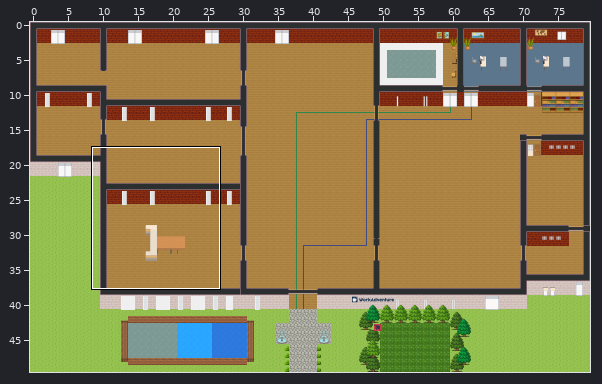
A Tiled map (JSON) gets an edit: map.tmj. The picture above shows the old version from afar; the outline marks the close-up.
Close-up. Old version:
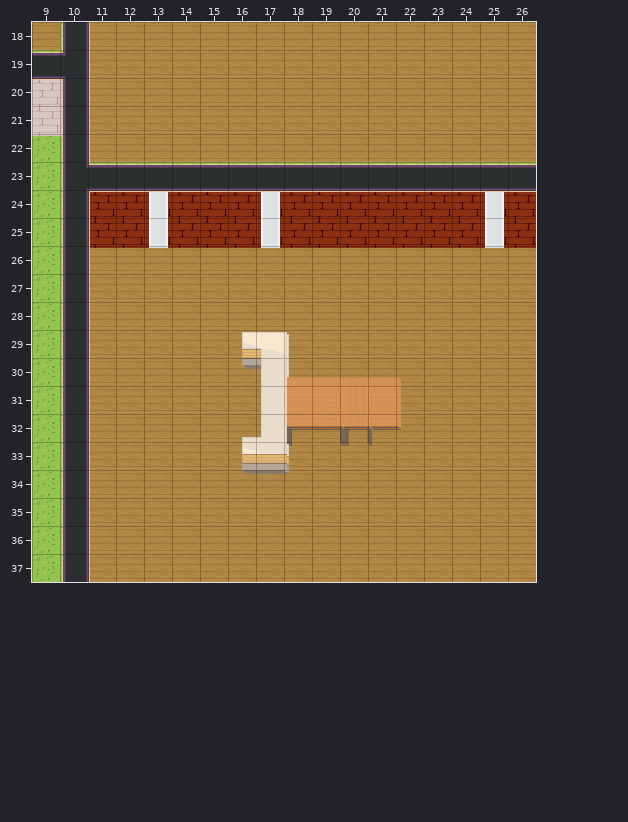
Cells are 32x32 px. Shown: x 9..26, y 18..37. The commit also changed other parts of the map, which this record leaves out.
New version:
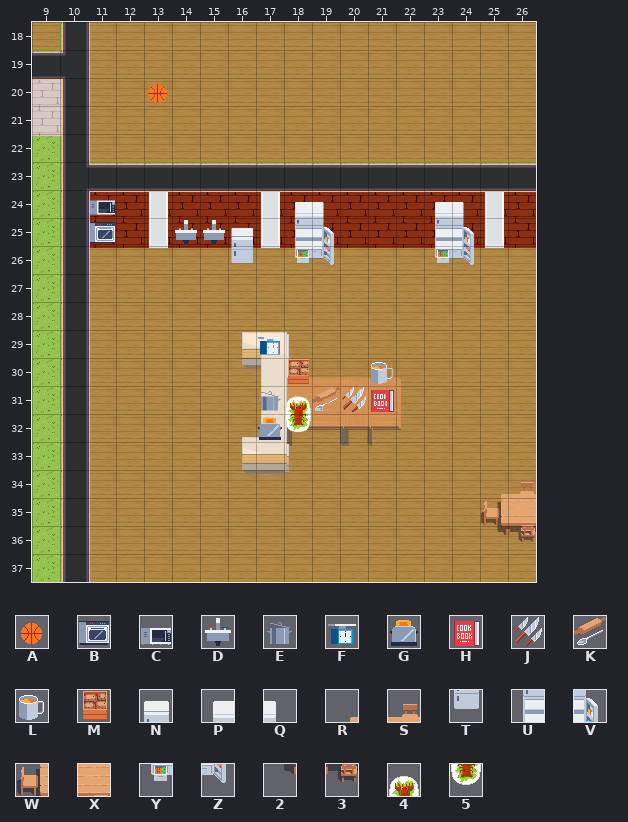
Key: from "Divers": A 99, B 140, C 141, D 144, E 158, F 160, G 169, H 170, J 177, K 201, L 206, M 270, N 294, P 295, Q 296, R 297, S 298, T 308, U 309, V 310, W 311, X 312, Y 323, Z 324, 2 325, 3 326; from "WA_Miscellaneous": 4 90, 5 100.
_ is an empty cell.
Changes in this commit:
{"where": "layer \"walls Menuiserie\""}
{"y":24,"x":18,"old":"__","new":"PQ"}
{"y":24,"x":23,"old":"__","new":"PQ"}
{"y":25,"x":18,"old":"__","new":"UV"}
{"y":25,"x":23,"old":"__","new":"UV"}
{"y":26,"x":18,"old":"__","new":"YZ"}
{"y":26,"x":23,"old":"__","new":"YZ"}
{"where": "layer \"Plantes et Deco\""}
{"y":20,"x":13,"old":"_","new":"A"}
{"y":24,"x":11,"old":"_","new":"C"}
{"y":25,"x":11,"old":"_","new":"B"}
{"y":25,"x":14,"old":"___","new":"DDN"}
{"y":26,"x":16,"old":"_","new":"T"}
{"y":29,"x":17,"old":"_","new":"F"}
{"y":30,"x":18,"old":"_","new":"M"}
{"y":30,"x":21,"old":"_","new":"L"}
{"y":31,"x":17,"old":"_____","new":"E4KJH"}
{"y":32,"x":17,"old":"__","new":"G5"}
{"y":34,"x":25,"old":"__","new":"RS"}
{"y":35,"x":25,"old":"__","new":"WX"}
{"y":36,"x":25,"old":"__","new":"23"}
{"label":"added","picture_box":[148,84,167,103]}
{"label":"added","picture_box":[90,200,115,243]}
{"label":"added","picture_box":[295,202,334,265]}
{"label":"added","picture_box":[435,202,474,265]}
{"label":"added","picture_box":[175,220,253,263]}
{"label":"added","picture_box":[258,337,394,440]}
{"label":"added","picture_box":[481,482,536,542]}
